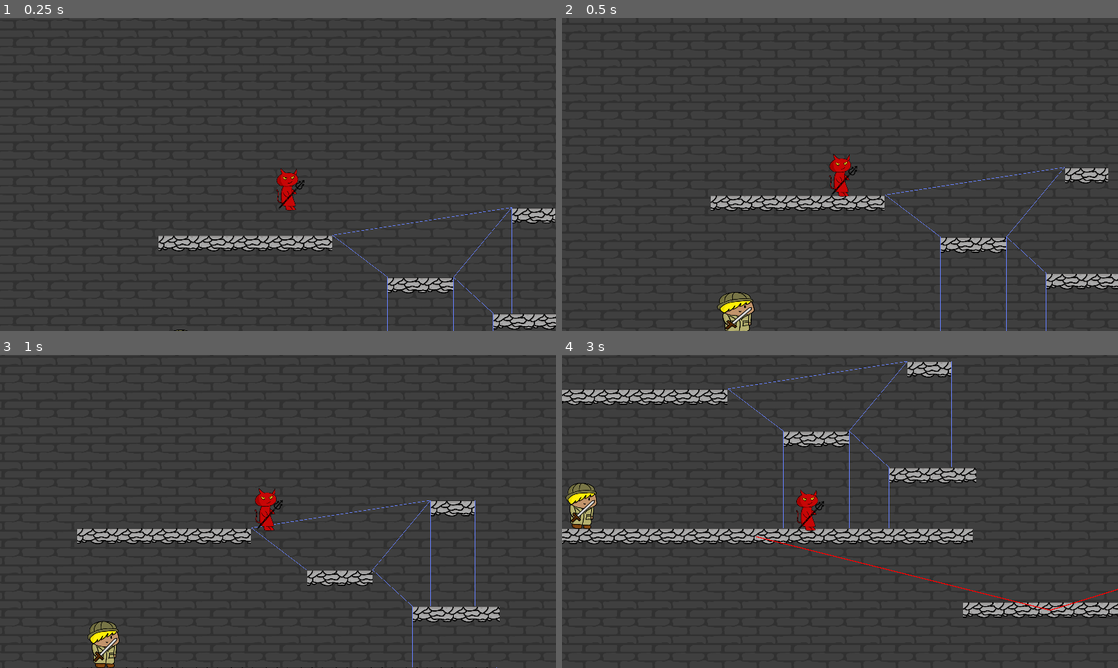
Above: before the commit, frames 1-4 (two rows, left to right).
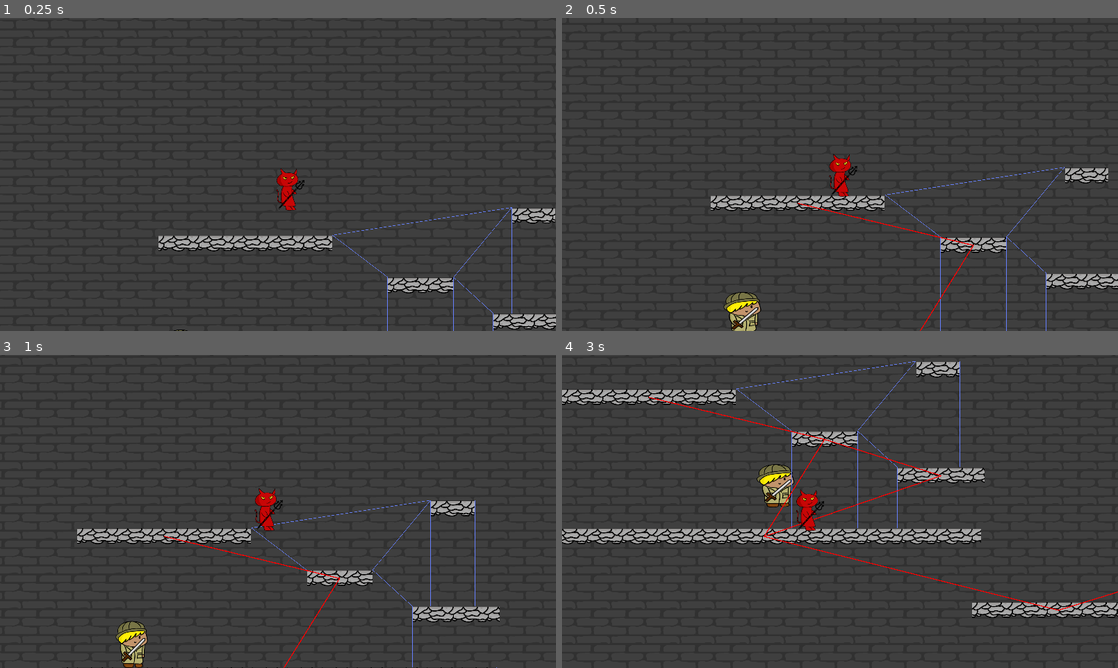
Above: after the commit, the same moments.

Repository: CiaranWoodward/LD48
Game: Godot game, scene res://Levels/TestLevel.tscn
Two runs of this game, one before a commit and one after it. Both use one fixed random seed, a clock stepped at 60 frames per second and the inputs below.
Inputs (mouse positions are in pixels of both pictures, inside the frame that each line leads up to):
- Up to frame 1 (0.25 s): no input
- Up to frame 2 (0.5 s): no input
- Up to frame 3 (1 s): move the mouse to (400, 495) at 0.52 s; press the mouse at (400, 495) at 0.53 s; hold D (player_right) from 0.53 s (still down); tap W (player_jump) at 0.77 s
- Up to frame 4 (3 s): move the mouse to (728, 527) at 1.27 s; release D (player_right) at 1.28 s; release the mouse at (728, 527) at 1.28 s; hold Left (player_left) 1.28-2.03 s; right-click (728, 527) at 1.35 s; tap W (player_jump) at 1.52 s; move the mouse to (895, 442) at 2.02 s; press the mouse at (895, 442) at 2.03 s; hold D (player_right) from 2.03 s (still down); move the mouse to (812, 574) at 2.77 s; release the mouse at (812, 574) at 2.78 s; right-click (812, 574) at 2.85 s

Frame 1 is identical in both runs. In frame 2, 0.7% of the frame differs, in the area x 27-75%, y 59-100%; in frame 3, 1.4%; in frame 4, 7.1%, in the area x 0-100%, y 2-84%.

Commit message:
AI Chases player to platform

Diff:
--- a/Demon/Demon.gd
+++ b/Demon/Demon.gd
@@ -37,6 +37,7 @@
 var _state = state.IDLE
 var _grapplePoint = Vector2.INF
 var _grapplee = null
+var last_platform = null
 #attacking state
 var _attack_countdown = 0
 var _recoil_countdown = 0
@@ -212,6 +213,7 @@
 func _hitfloor():
 	# We just hit the floor
 	_on_floor = true
+	last_platform = get_parent().GetClosestLowerPlatform(global_position)
 	$GravityTween.remove_all()
 	_fallspeed = 1
 	_jumping = false
--- a/Enemies/SimpleEnemy.gd
+++ b/Enemies/SimpleEnemy.gd
@@ -116,6 +116,11 @@
 	if pindex == _path.size() - 1:
 		return true
 	return false
+
+func _get_last_player_plat():
+	if is_instance_valid(player) && is_instance_valid(player.last_platform):
+		return player.last_platform
+	return null
 
 func _clear_path():
 	_path = []
@@ -145,7 +150,13 @@
 			_repath_to(get_parent().GetTreasurePlatform())
 			_final_destination = get_parent().GetTreasureLocation()
 	elif _higher_purpose == higher_purpose.KILL:
-		pass
+		var target_plat = _get_last_player_plat()
+		if is_instance_valid(target_plat):
+			if _platform == target_plat:
+				pass # Same platform!
+			elif !_is_path_valid() || _path[-1] != target_plat:
+				_repath_to(target_plat)
+				_final_destination = player.global_position
 
 	if _is_path_valid():
 		if _is_path_completed():
